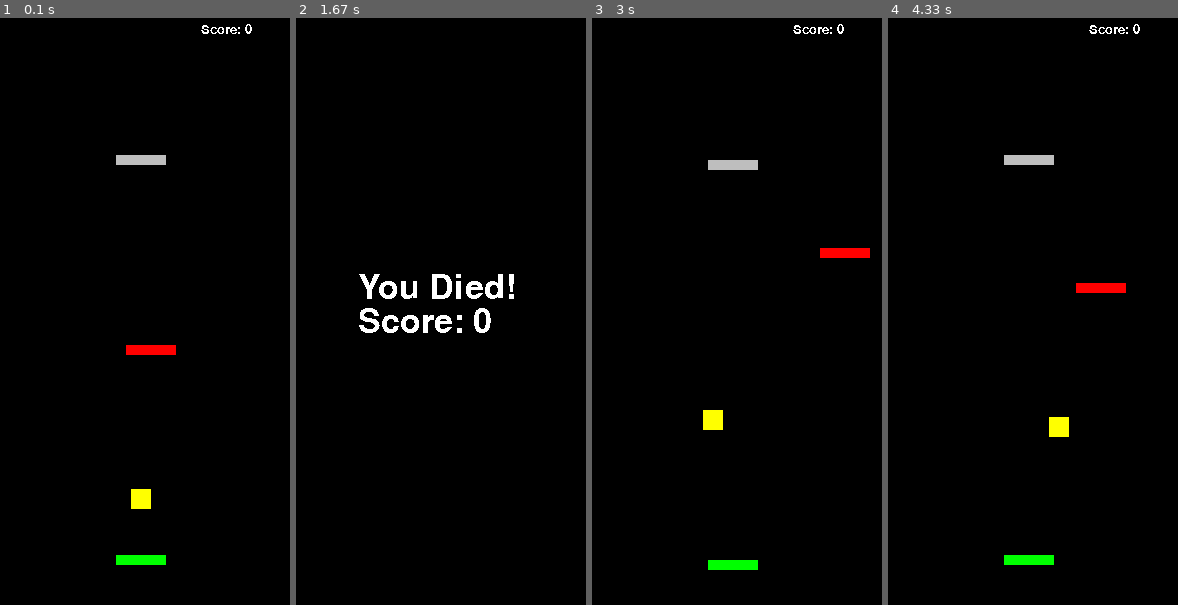
Above: before the commit, frames 1-4 (left to right).
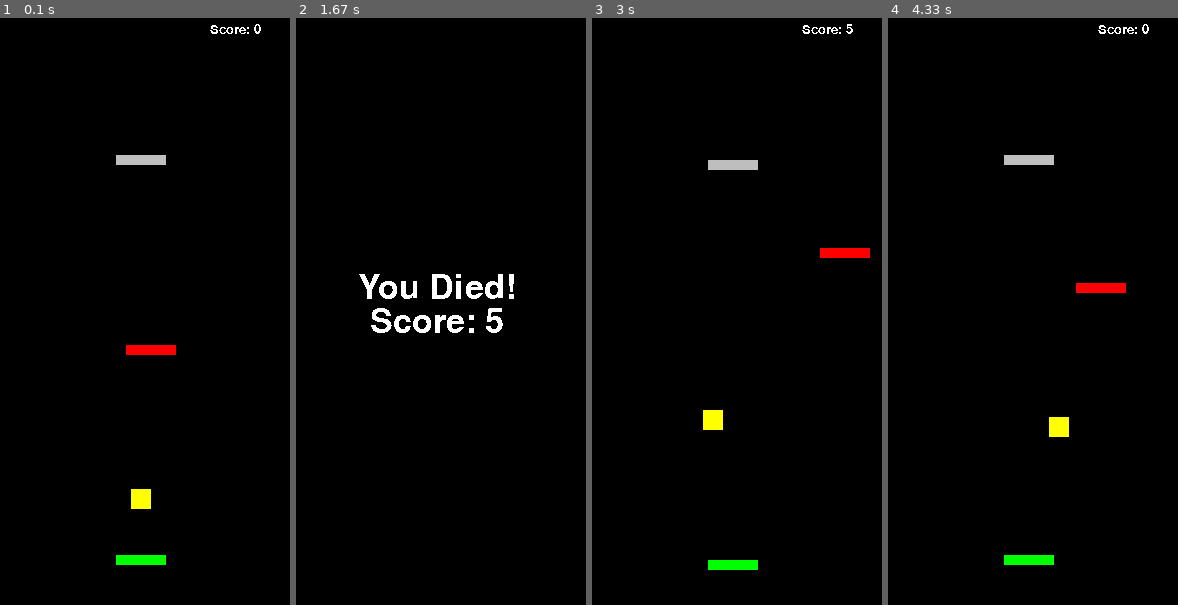
Above: after the commit, the same moments.

Repository: lolloz98/pygame_games
Game: pygame game, started from dodo_jump/main.py
Same seed, same stepped clock (60 frames per second), same inputs: the game is played once before the commit and once after it.
Inputs:
- Up to frame 1 (0.1 s): no input
- Up to frame 2 (1.67 s): hold D 0.33-0.8 s; hold D 0.83-1.3 s; hold A from 1.33 s (still down)
- Up to frame 3 (3 s): release A at 1.87 s; hold S 1.9-2.2 s; hold A 2.23-2.63 s; hold D from 2.67 s (still down)
- Up to frame 4 (4.33 s): release D at 3.3 s; hold A 3.73-4.2 s; hold D from 4.23 s (still down)

The runs differ from the first frame. In frame 1, 0.1% of the frame differs, in the area x 69-90%, y 1-3%; in frame 2, 0.9%, in the area x 21-72%, y 49-54%; in frame 3, 0.1%; in frame 4, 0.1%.

Commit message:
DODO-JUMP Correction of text positioning

Diff:
--- a/dodo_jump/main.py
+++ b/dodo_jump/main.py
@@ -89,7 +89,7 @@
         die_rect = died_surface.get_rect(midbottom=(int(constants.screen_size[0] * 0.5), int(constants.screen_size[1] * 0.5)))
         screen.blit(died_surface, die_rect)
         big_score_surface = die_font.render('Score: ' + str(score), False, '#FFFFFF')
-        big_score_ret = died_surface.get_rect(midtop=(int(constants.screen_size[0] * 0.5), int(constants.screen_size[1] * 0.5)))
+        big_score_ret = big_score_surface.get_rect(midtop=(int(constants.screen_size[0] * 0.5), int(constants.screen_size[1] * 0.5)))
         screen.blit(big_score_surface, big_score_ret)
         pygame.display.update()
         clock.tick(constants.max_fps)
@@ -102,10 +102,14 @@
         diff = constants.lift_screen_height - dodo.rect.midbottom[1]
         dodo.rect.midbottom = (dodo.rect.midbottom[0], constants.lift_screen_height)
         tile_manager.push_down_tiles(diff)
+        score += diff
 
     tile_manager.draw(screen)
     dodo.draw(screen)
-    screen.blit(text_surface, (int(constants.screen_size[0] * 0.70), int(constants.screen_size[1] * 0.03)))
+    screen.blit(
+        text_surface,
+        text_surface.get_rect(topright=(int(constants.screen_size[0] * 0.9), int(constants.screen_size[1] * 0.03)))
+    )
 
     pygame.display.update()
     clock.tick(constants.max_fps)
